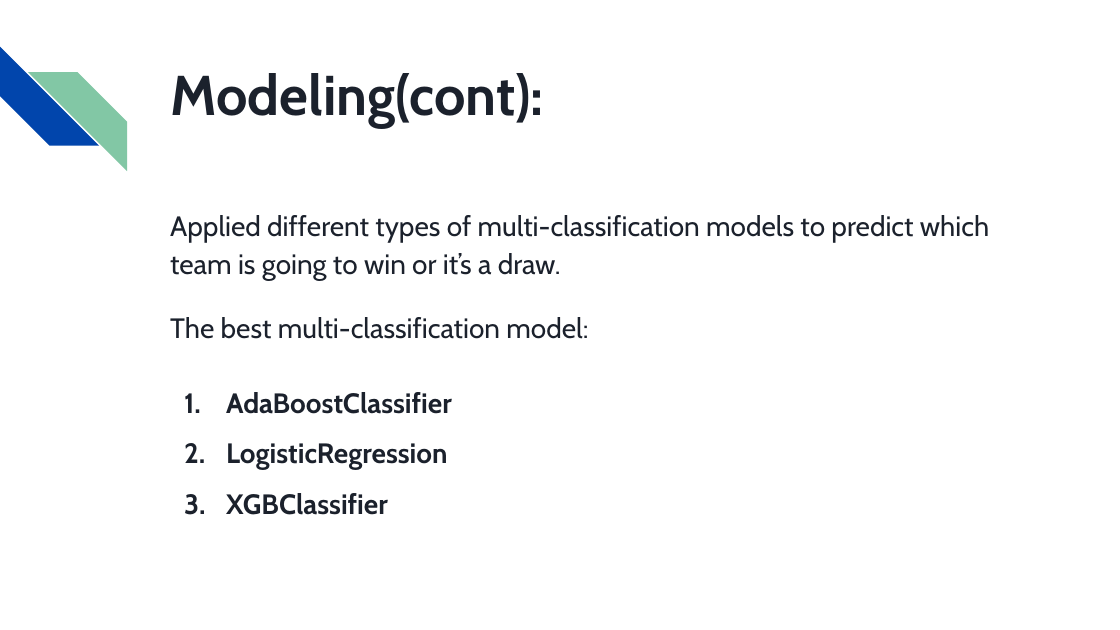
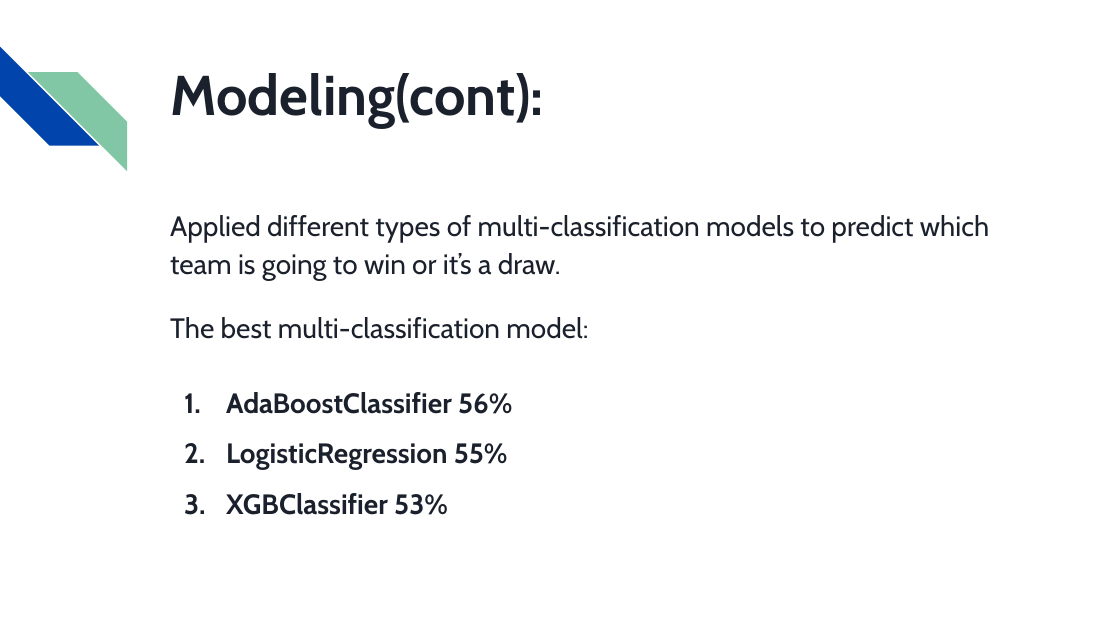
Before and after one commit to awab-m7md/Capstone, a slide deck: slide 9 of Presentation.pptx. Drawn at 1120x630 pixels with LibreOffice and Linux fonts; fonts in the diff are those of the drawing. Boxes give left, top, right and bottom in pixels: in the first picture for what was removed or moved away, otherwise in the second. Text is boxed around its words. In the diff, an @@ line names an element or a change of style, - is before the commit and + after.

```diff
--- a/Presentation.pptx
+++ b/Presentation.pptx
@@ text at (226, 392, 512, 515): text changed @@
-1. AdaBoostClassifier
-2. LogisticRegression
-3. XGBClassifier
+1. AdaBoostClassifier 56%
+2. LogisticRegression 55%
+3. XGBClassifier 53%
```
Also in this commit, not shown: 1 other slide changed.
